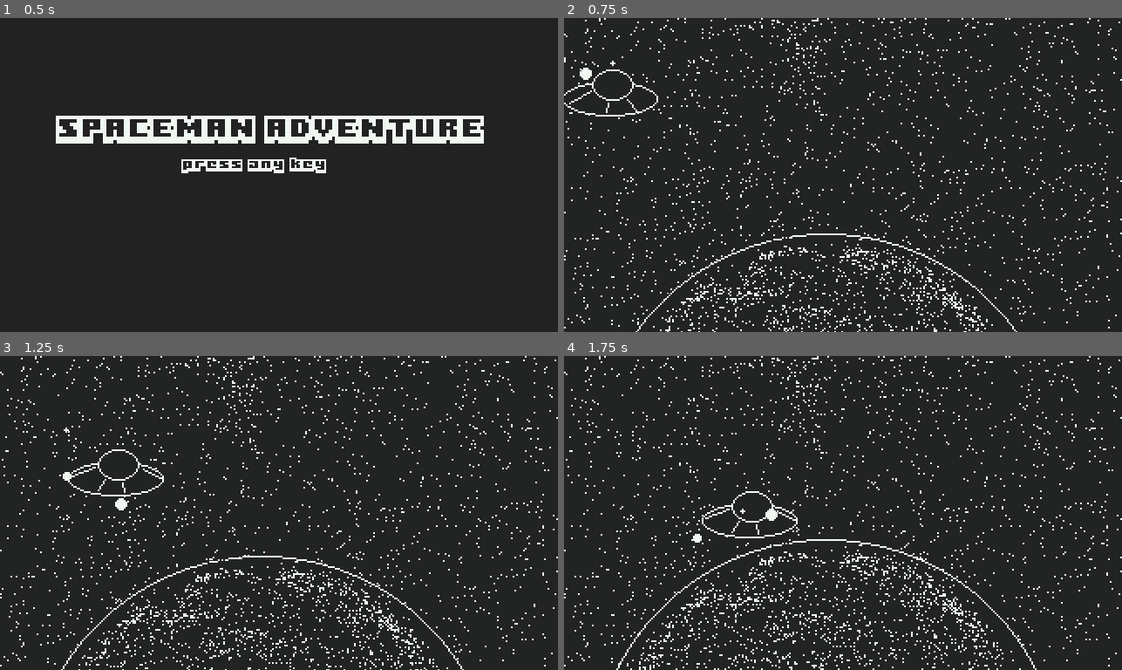
Above: before the commit, frames 1-4 (two rows, left to right).
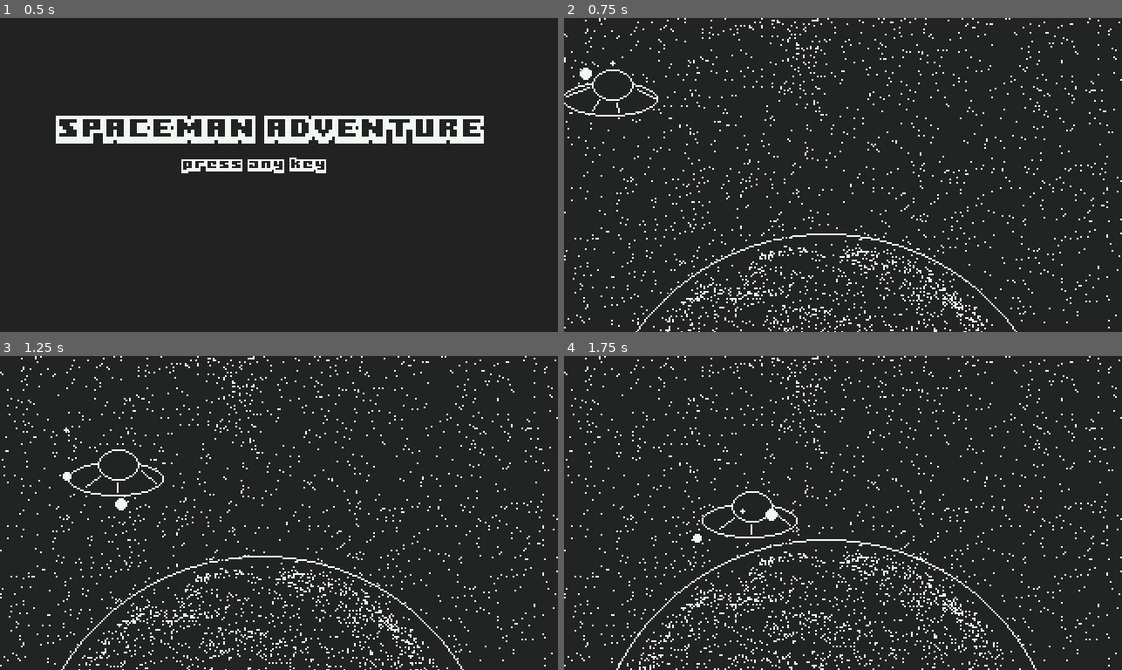
Above: after the commit, the same moments.

Repository: madeso/spelsylt4
Game: Godot game, scene res://main.tscn
Same seed, same stepped clock (60 frames per second), same inputs: the game is played once before the commit and once after it.
Inputs:
- Up to frame 1 (0.5 s): no input
- Up to frame 2 (0.75 s): tap Enter (ui_accept) at 0.5 s; hold Right (ui_right) from 0.53 s (still down)
- Up to frame 3 (1.25 s): keep holding Right (ui_right); tap Enter (ui_accept) at 0.77 s
- Up to frame 4 (1.75 s): keep holding Right (ui_right); tap Enter (ui_accept) at 1.52 s

Frame 1 is identical in both runs. In frame 2, 0.1% of the frame differs, in the area x 0-17%, y 21-31%; in frame 3, 0.1%; in frame 4, 0.1%.

Commit message:
effect sounds added to game

Diff:
--- a/cinema-end.tscn
+++ b/cinema-end.tscn
@@ -1,5 +1,6 @@
-[gd_scene load_steps=9 format=2]
+[gd_scene load_steps=10 format=2]
 
+[ext_resource path="res://leave-orbit.wav" type="AudioStream" id=1]
 [ext_resource path="res://cinema-end.gd" type="Script" id=2]
 [ext_resource path="res://end.png" type="Texture" id=4]
 [ext_resource path="res://end-ufo.png" type="Texture" id=5]
@@ -88,3 +89,7 @@
 [node name="AnimationPlayer" type="AnimationPlayer" parent="."]
 autoplay = "start"
 anims/start = SubResource( 5 )
+
+[node name="AudioStreamPlayer2D" type="AudioStreamPlayer2D" parent="."]
+stream = ExtResource( 1 )
+autoplay = true
--- a/cinema-start.tscn
+++ b/cinema-start.tscn
@@ -113,7 +113,6 @@
 [node name="ufo" type="AnimatedSprite" parent="."]
 position = Vector2( 112, 94.4 )
 frames = SubResource( 4 )
-frame = 1
 playing = true
 script = ExtResource( 1 )
 
--- a/gameover.tscn
+++ b/gameover.tscn
@@ -1,9 +1,10 @@
-[gd_scene load_steps=5 format=2]
+[gd_scene load_steps=6 format=2]
 
 [ext_resource path="res://gameover.png" type="Texture" id=1]
 [ext_resource path="res://small gui.tres" type="Theme" id=2]
 [ext_resource path="res://gui_theme.tres" type="Theme" id=3]
 [ext_resource path="res://gameover.gd" type="Script" id=4]
+[ext_resource path="res://gameover.wav" type="AudioStream" id=5]
 
 [node name="Node2D" type="Node2D"]
 script = ExtResource( 4 )
@@ -34,3 +35,7 @@
 __meta__ = {
 "_edit_use_anchors_": false
 }
+
+[node name="AudioStreamPlayer2D" type="AudioStreamPlayer2D" parent="."]
+stream = ExtResource( 5 )
+autoplay = true
--- a/main.tscn
+++ b/main.tscn
@@ -1,8 +1,9 @@
-[gd_scene load_steps=4 format=2]
+[gd_scene load_steps=5 format=2]
 
 [ext_resource path="res://main.gd" type="Script" id=1]
 [ext_resource path="res://gui_theme.tres" type="Theme" id=2]
 [ext_resource path="res://small gui.tres" type="Theme" id=3]
+[ext_resource path="res://start.wav" type="AudioStream" id=4]
 
 [node name="root" type="Node2D"]
 
@@ -37,3 +38,7 @@
 __meta__ = {
 "_edit_use_anchors_": false
 }
+
+[node name="AudioStreamPlayer2D" type="AudioStreamPlayer2D" parent="."]
+stream = ExtResource( 4 )
+autoplay = true
